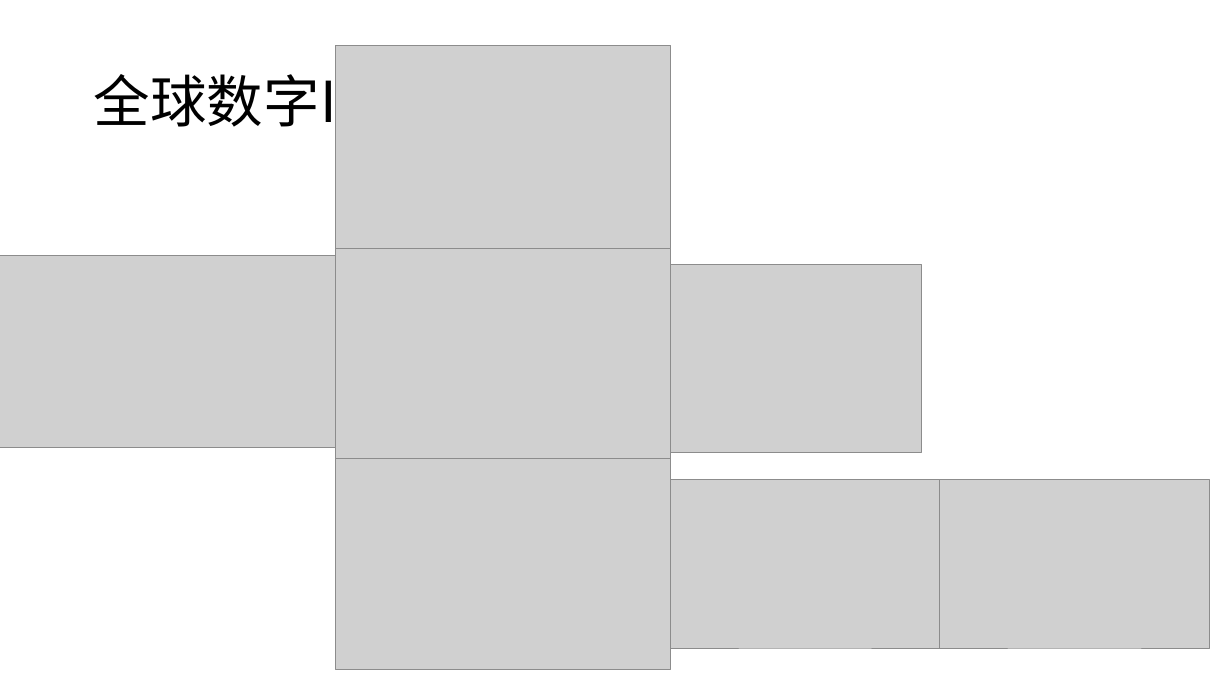
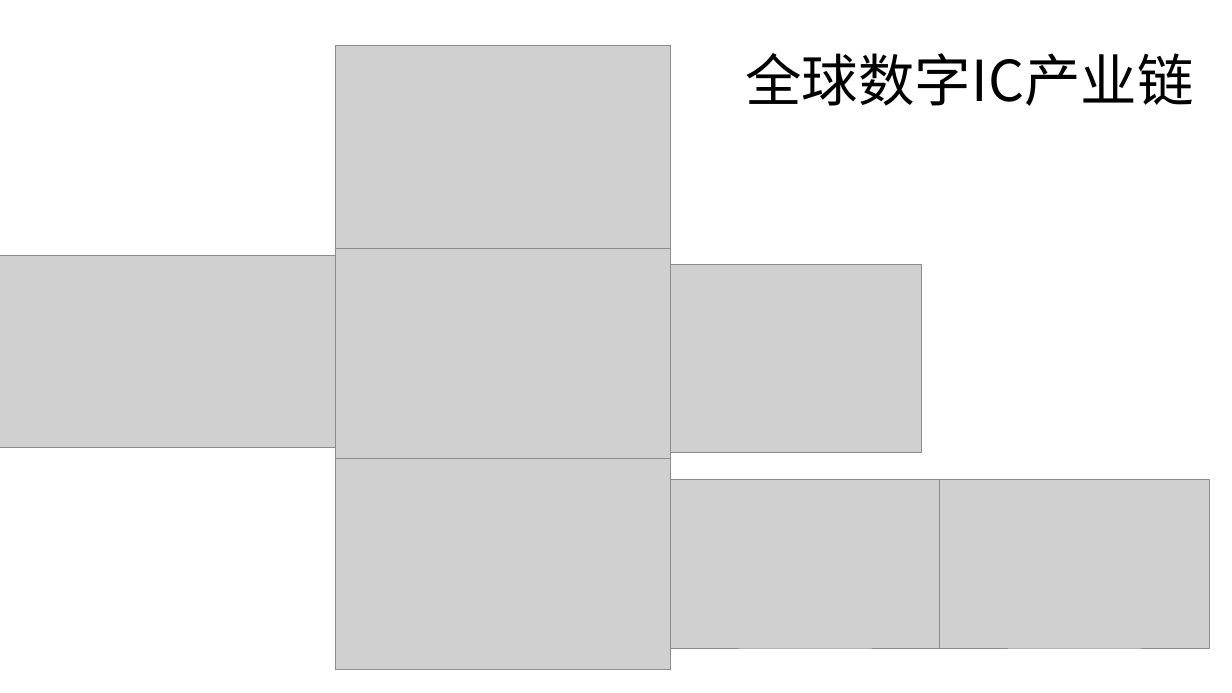
Before and after one commit to rosabai666/soundec, a slide deck: slide 3 of 2023/02产品/SNC8x/01)竞品分析/00)竞品芯片分析/品牌产品路线分析/Realtek/Realtek产品线分析.pptx. Drawn at 1232x693 pixels with LibreOffice and Linux fonts; fonts in the diff are those of the drawing; grey boxes stand for pictures. Boxes give left, top, right and bottom in pixels: in the first picture for what was removed or moved away, otherwise in the second. Text is boxed around its words. In the diff, an @@ line names an element or a change of style, - is before the commit and + after.

```diff
--- a/2023/02产品/SNC8x/01)竞品分析/00)竞品芯片分析/品牌产品路线分析/Realtek/Realtek产品线分析.pptx
+++ b/2023/02产品/SNC8x/01)竞品分析/00)竞品芯片分析/品牌产品路线分析/Realtek/Realtek产品线分析.pptx
@@ title "全球数字IC产业链" rewrapped from (94, 65, 542, 137) to (745, 53, 1193, 106) @@
```
Also in this commit, not shown: 3 other slides changed, 6 slides added, 1 slide removed, 17 other files.
